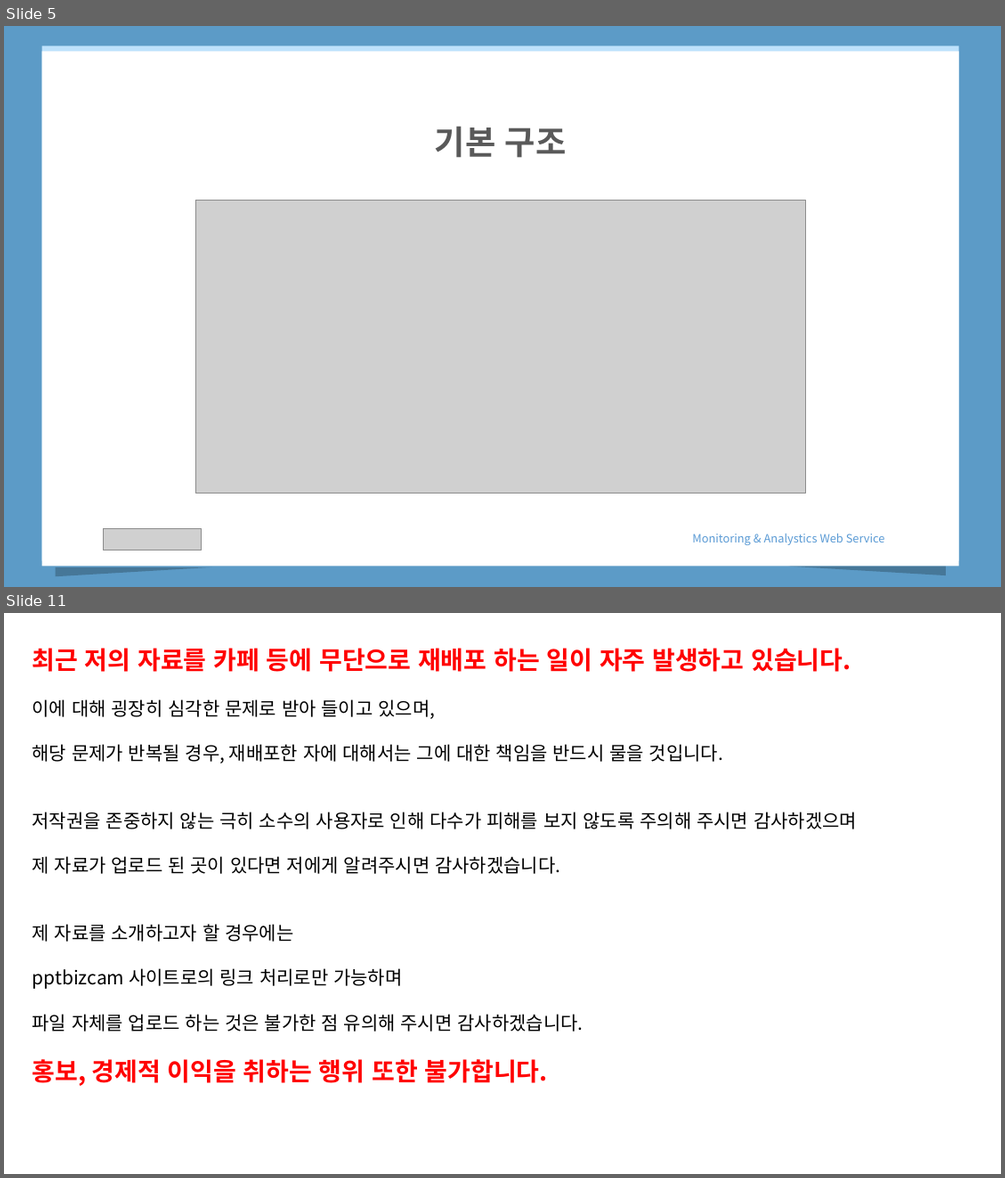
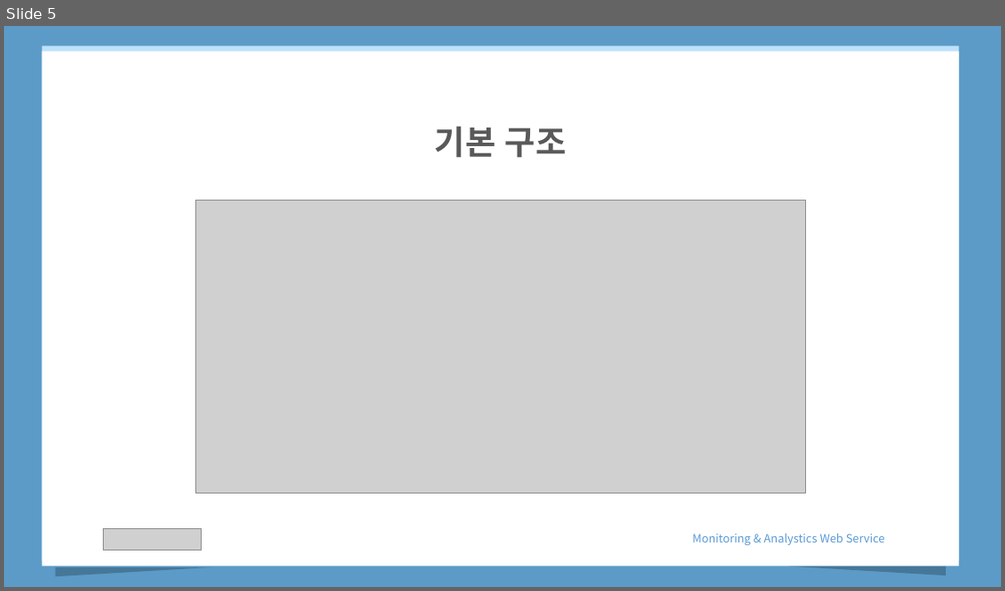
Before and after one commit to haomaru88/first_web, a slide deck: MonitoringWeb.pptx. Shown one above the other, each under a label of ours: slides 5 and 11 before the commit, slide 5 after it; the slides between them are not shown. The pictures are 1005x1178 and 1005x591 pixels, drawn with LibreOffice and Linux fonts; fonts in the diff are those of the drawing; grey boxes stand for pictures. Boxes give left, top, right and bottom in pixels: in the first picture for what was removed or moved away, otherwise in the second. Text is boxed around its words. In the diff, an @@ line names an element or a change of style, - is before the commit and + after.

```diff
--- a/MonitoringWeb.pptx
+++ b/MonitoringWeb.pptx
@@ slide 11 removed at <box>4,613,1001,1174</box>, background #FFFFFF @@
@@ text removed at <box>32,648,857,1086</box> @@
-최근 저의 자료를 카페 등에 무단으로 재배포 하는 일이 자주 발생하고 있습니다.
-이에 대해 굉장히 심각한 문제로 받아 들이고 있으며,
-해당 문제가 반복될 경우, 재배포한 자에 대해서는 그에 대한 책임을 반드시 물을 것입니다.
-저작권을 존중하지 않는 극히 소수의 사용자로 인해 다수가 피해를 보지 않도록 주의해 주시면 감사하겠으며
-제 자료가 업로드 된 곳이 있다면 저에게 알려주시면 감사하겠습니다.
-제 자료를 소개하고자 할 경우에는
-pptbizcam 사이트로의 링크 처리로만 가능하며
-파일 자체를 업로드 하는 것은 불가한 점 유의해 주시면 감사하겠습니다.
-홍보, 경제적 이익을 취하는 행위 또한 불가합니다.
```
Also in this commit, not shown: 1 slide changed, 1 slide added, 5 other slides removed, 1 other file.
